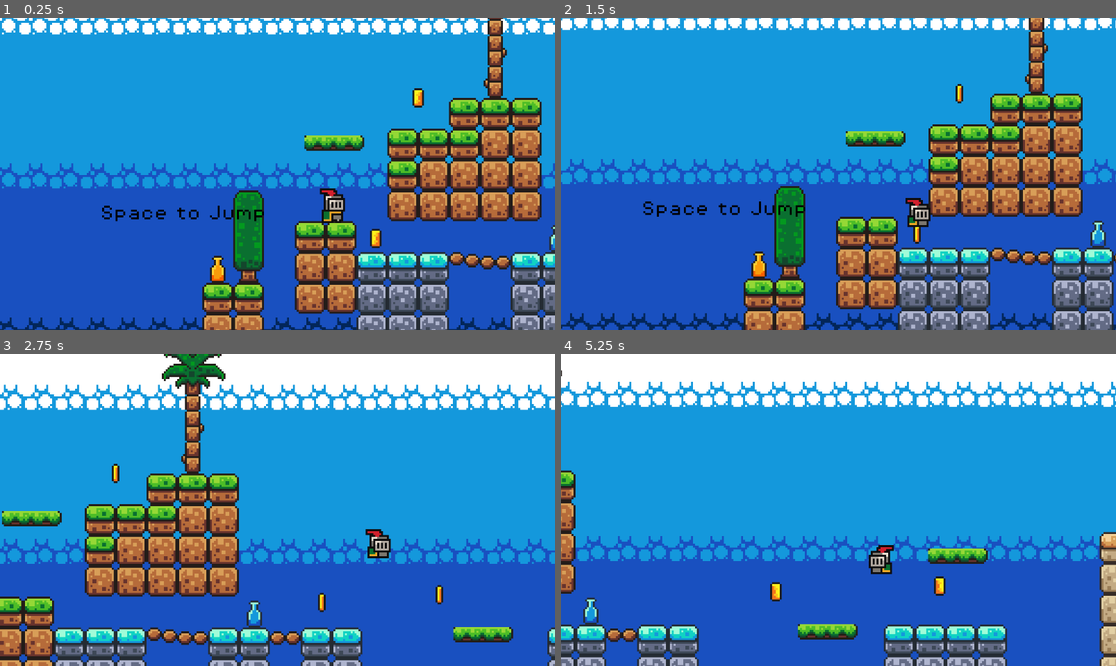
Above: before the commit, frames 1-4 (two rows, left to right).
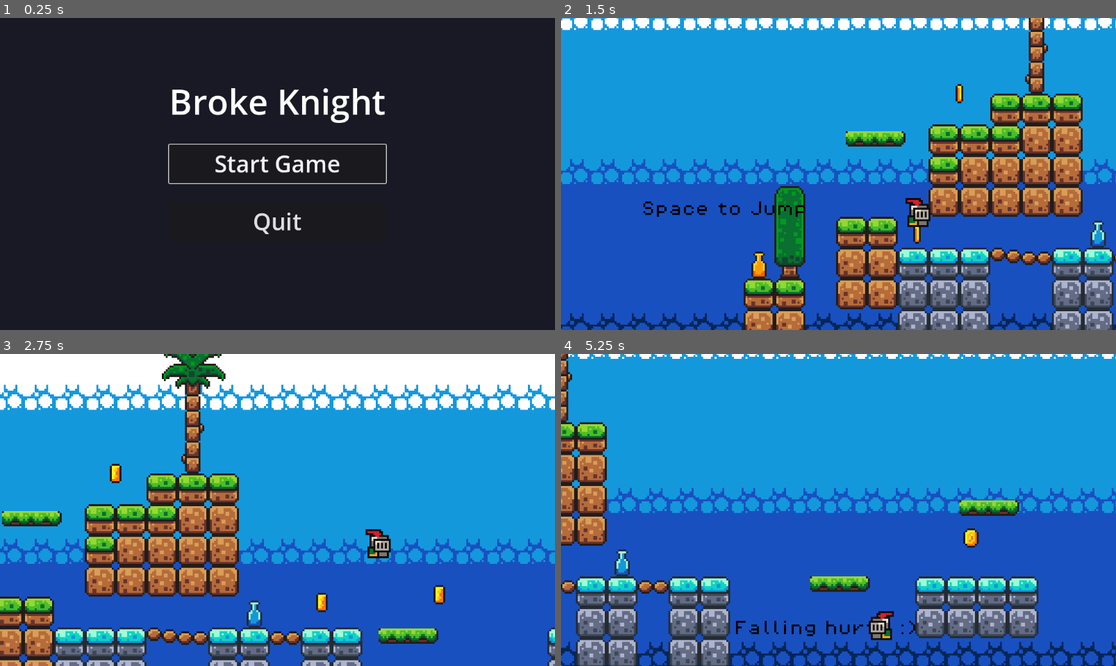
Above: after the commit, the same moments.

Repository: Tobyjcode/BrokeKnightGame
Game: Godot game, scene res://scenes/main_menu.tscn
Same seed, same stepped clock (60 frames per second), same inputs: the game is played once before the commit and once after it. Before the commit the project starts from res://game.tscn.
Inputs (mouse positions are in pixels of both pictures, inside the frame that each line leads up to):
- Up to frame 1 (0.25 s): no input
- Up to frame 2 (1.5 s): click (838, 164) at 0.5 s, where only the run after the commit has a clickable "Start Game"; tap Enter (ui_accept) at 1.25 s; hold Right (move_right) from 1.28 s (still down); hold Enter (ui_accept) from 1.28 s (still down)
- Up to frame 3 (2.75 s): keep holding Right (move_right); tap Space (jump) at 1.52, 2.27 s; release Enter (ui_accept) at 2.03 s; tap Enter (ui_accept) at 2.1 s
- Up to frame 4 (5.25 s): release Right (move_right) at 2.78 s; hold Left (move_left) 2.78-3.53 s; hold Enter (ui_accept) 2.78-3.53 s; hold Right (move_right) 3.53-5.03 s; tap Enter (ui_accept) at 3.6, 5.1 s; tap Space (jump) at 3.77, 4.52 s; hold Enter (ui_accept) 4.28-5.03 s; hold Left (move_left) from 5.03 s (still down)

The runs differ from the first frame. In frame 1, 95% of the frame differs, in the area x 0-100%, y 0-100%; in frame 2, less than 0.1%; in frame 3, 1.3%; in frame 4, 50%.

Commit message:
#BrokeKnightMenuScreen

Diff:
--- a/project.godot
+++ b/project.godot
@@ -11,13 +11,17 @@
 [application]
 
 config/name="New Game Project"
-run/main_scene="uid://b6oghik0hdelp"
+run/main_scene="res://scenes/main_menu.tscn"
 config/features=PackedStringArray("4.4", "Forward Plus")
 config/icon="res://icon.svg"
 
 [autoload]
 
 Music="*res://scenes/music.tscn"
+
+[dotnet]
+
+project/assembly_name="New Game Project"
 
 [input]
 
--- /dev/null
+++ b/scenes/main_menu.tscn
@@ -0,0 +1,54 @@
+[gd_scene load_steps=2 format=3 uid="uid://dlfgguevgvuxr"]
+
+[ext_resource type="Script" uid="uid://dmf5jq0lca0s7" path="res://scripts/main_menu.gd" id="1_main_menu"]
+
+[node name="MainMenu" type="Control"]
+layout_mode = 3
+anchors_preset = 15
+anchor_right = 1.0
+anchor_bottom = 1.0
+grow_horizontal = 2
+grow_vertical = 2
+script = ExtResource("1_main_menu")
+
+[node name="Background" type="ColorRect" parent="."]
+layout_mode = 1
+anchors_preset = 15
+anchor_right = 1.0
+anchor_bottom = 1.0
+grow_horizontal = 2
+grow_vertical = 2
+color = Color(0.1, 0.1, 0.15, 1)
+
+[node name="MenuContainer" type="VBoxContainer" parent="."]
+layout_mode = 1
+anchors_preset = 8
+anchor_left = 0.5
+anchor_top = 0.5
+anchor_right = 0.5
+anchor_bottom = 0.5
+offset_left = -200.0
+offset_top = -200.0
+offset_right = 200.0
+offset_bottom = 200.0
+grow_horizontal = 2
+grow_vertical = 2
+theme_override_constants/separation = 40
+
+[node name="Title" type="Label" parent="MenuContainer"]
+layout_mode = 2
+theme_override_font_sizes/font_size = 72
+text = "Broke Knight"
+horizontal_alignment = 1
+
+[node name="StartButton" type="Button" parent="MenuContainer"]
+custom_minimum_size = Vector2(0, 80)
+layout_mode = 2
+theme_override_font_sizes/font_size = 48
+text = "Start Game"
+
+[node name="QuitButton" type="Button" parent="MenuContainer"]
+custom_minimum_size = Vector2(0, 80)
+layout_mode = 2
+theme_override_font_sizes/font_size = 48
+text = "Quit"
--- /dev/null
+++ b/scripts/main_menu.gd
@@ -0,0 +1,23 @@
+extends Control
+
+func _ready():
+	# Connect button signals
+	$MenuContainer/StartButton.pressed.connect(_on_start_pressed)
+	$MenuContainer/QuitButton.pressed.connect(_on_quit_pressed)
+
+	# Set up keyboard navigation
+	$MenuContainer/StartButton.grab_focus()
+
+func _on_start_pressed():
+	get_tree().change_scene_to_file("res://game.tscn")
+
+func _on_quit_pressed():
+	get_tree().quit()
+
+# Handle keyboard/gamepad navigation
+func _unhandled_input(event):
+	if event.is_action_pressed("ui_accept"):
+		if $MenuContainer/StartButton.has_focus():
+			_on_start_pressed()
+		elif $MenuContainer/QuitButton.has_focus():
+			_on_quit_pressed()
Not shown, removed: brackeys_platformer_assets/LICENSE & CREDITS.txt
Not shown, added: scripts/main_menu.gd.uid
Renamed: brackeys_platformer_assets/fonts/PixelOperator8-Bold.ttf -> toby_platformer_assets/fonts/PixelOperator8-Bold.ttf
Renamed: brackeys_platformer_assets/fonts/PixelOperator8-Bold.ttf.import -> toby_platformer_assets/fonts/PixelOperator8-Bold.ttf.import
Renamed: brackeys_platformer_assets/fonts/PixelOperator8.ttf -> toby_platformer_assets/fonts/PixelOperator8.ttf
Renamed: brackeys_platformer_assets/fonts/PixelOperator8.ttf.import -> toby_platformer_assets/fonts/PixelOperator8.ttf.import
Renamed: brackeys_platformer_assets/music/time_for_adventure.mp3.import -> toby_platformer_assets/music/time_for_adventure.mp3.import
Renamed: brackeys_platformer_assets/sounds/coin.wav.import -> toby_platformer_assets/sounds/coin.wav.import
Renamed: brackeys_platformer_assets/sounds/explosion.wav.import -> toby_platformer_assets/sounds/explosion.wav.import
Renamed: brackeys_platformer_assets/sounds/hurt.wav.import -> toby_platformer_assets/sounds/hurt.wav.import
Renamed: brackeys_platformer_assets/sounds/jump.wav.import -> toby_platformer_assets/sounds/jump.wav.import
Renamed: brackeys_platformer_assets/sounds/power_up.wav.import -> toby_platformer_assets/sounds/power_up.wav.import
(and 22 more such lines)
